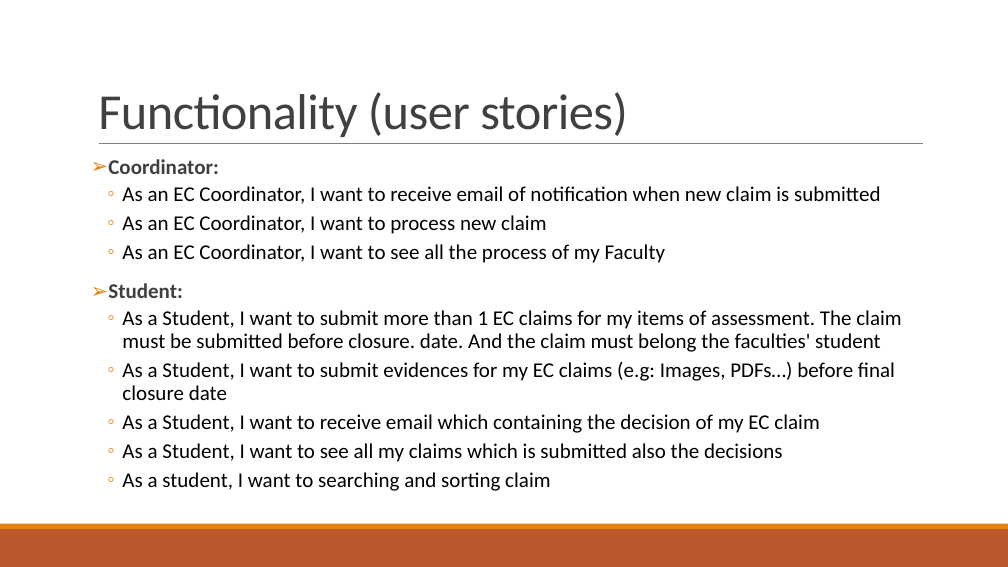
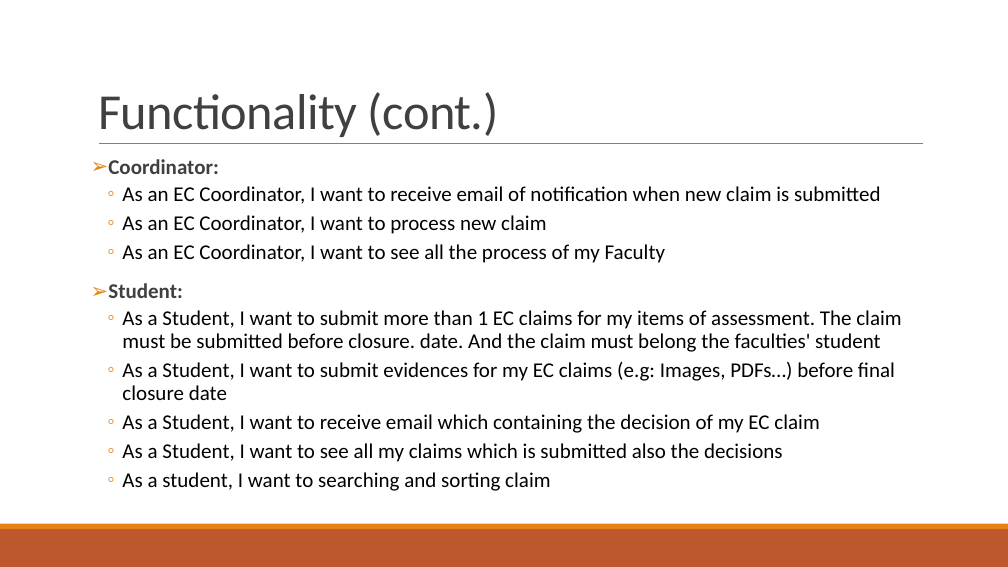
Before and after one commit to kaka-develop/ec-management, a slide deck: slide 6 of documents/Presentation.pptx. Drawn at 1008x567 pixels with LibreOffice and Linux fonts; fonts in the diff are those of the drawing. Boxes give left, top, right and bottom in pixels: in the first picture for what was removed or moved away, otherwise in the second. Text is boxed around its words. In the diff, an @@ line names an element or a change of style, - is before the commit and + after.

```diff
--- a/documents/Presentation.pptx
+++ b/documents/Presentation.pptx
@@ title at (x1=98, y1=92, x2=498, y2=137): text changed @@
-Functionality (user stories)
+Functionality (cont.)
```
Also in this commit, not shown: 1 other slide changed, 8 slides added, 1 slide removed, 5 other files.
